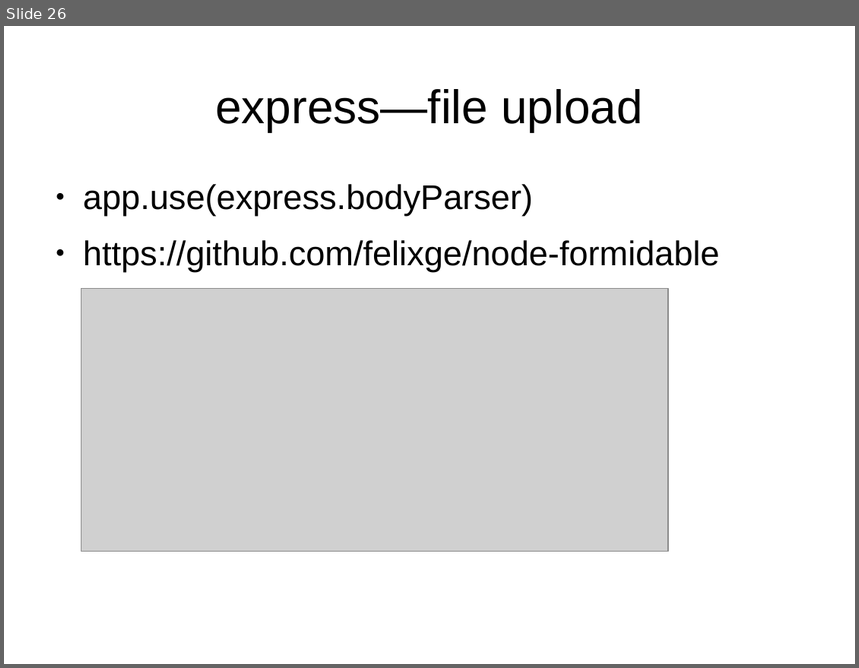
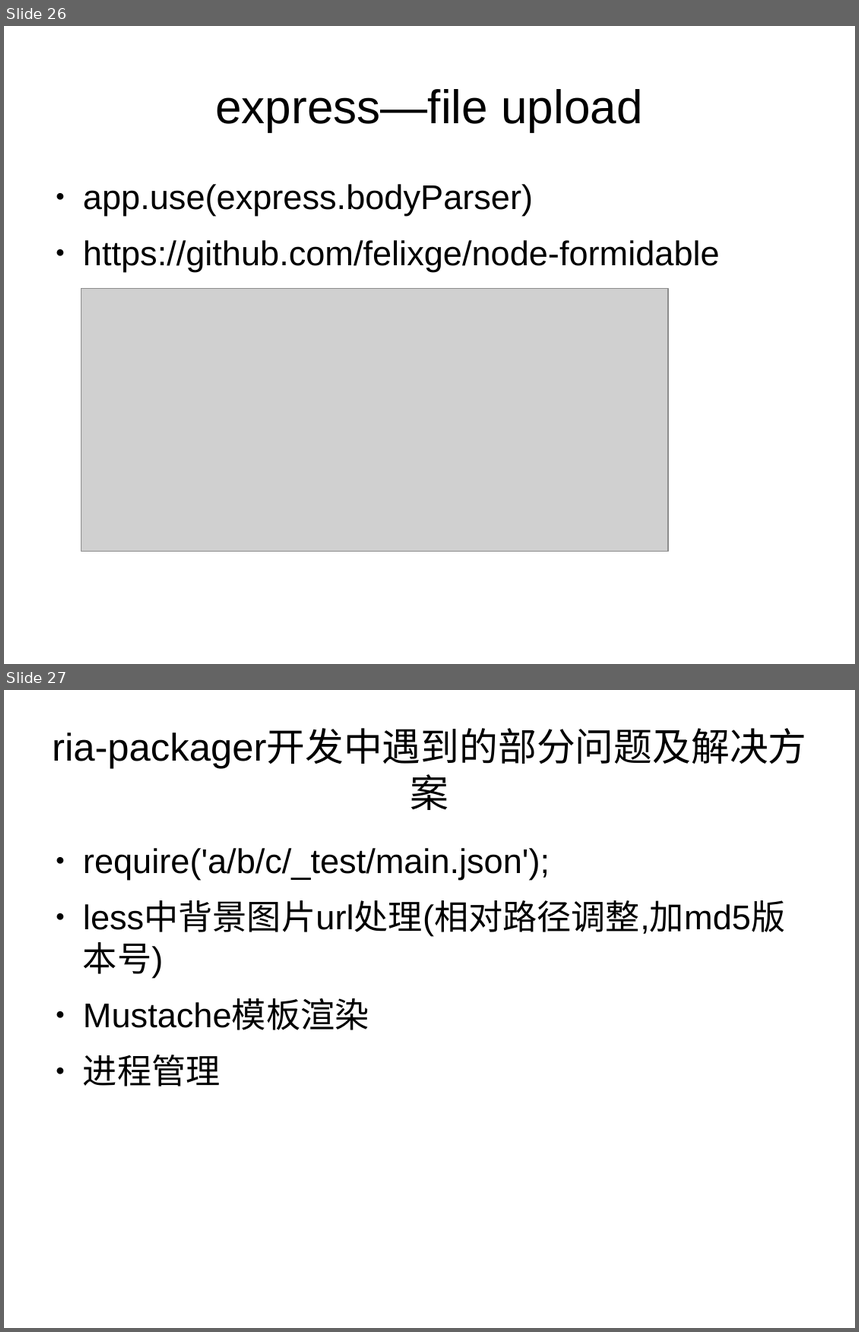
Before and after one commit to dongyuwei/frontend-utils, a slide deck: nodejs-web-dev-demo/nodejs-web-dev.odp. Shown one above the other, each under a label of ours: slide 26 before the commit, slides 26 and 27 after it. The pictures are 859x668 and 859x1332 pixels, drawn with LibreOffice and Linux fonts; fonts in the diff are those of the drawing; grey boxes stand for pictures. Boxes give left, top, right and bottom in pixels: in the first picture for what was removed or moved away, otherwise in the second. Text is boxed around its words. In the diff, an @@ line names an element or a change of style, - is before the commit and + after.

```diff
--- a/nodejs-web-dev-demo/nodejs-web-dev.odp
+++ b/nodejs-web-dev-demo/nodejs-web-dev.odp
@@ slide 27 added at <box>4,690,855,1328</box>, background #FFFFFF @@
@@ title added at <box>52,730,807,768</box>, 36 pt, text #000000 @@
+ria-packager开发中遇到的部分问题及解决方案
@@ text added at <box>83,848,785,1087</box>, 32 pt, text #000000 @@
+● require('a/b/c/_test/main.json');
+● less中背景图片url处理(相对路径调整,加md5版本号)
+● Mustache模板渲染
+● 进程管理
```
Also in this commit, not shown: 1 slide changed, 7 other slides added, 1 other file.
